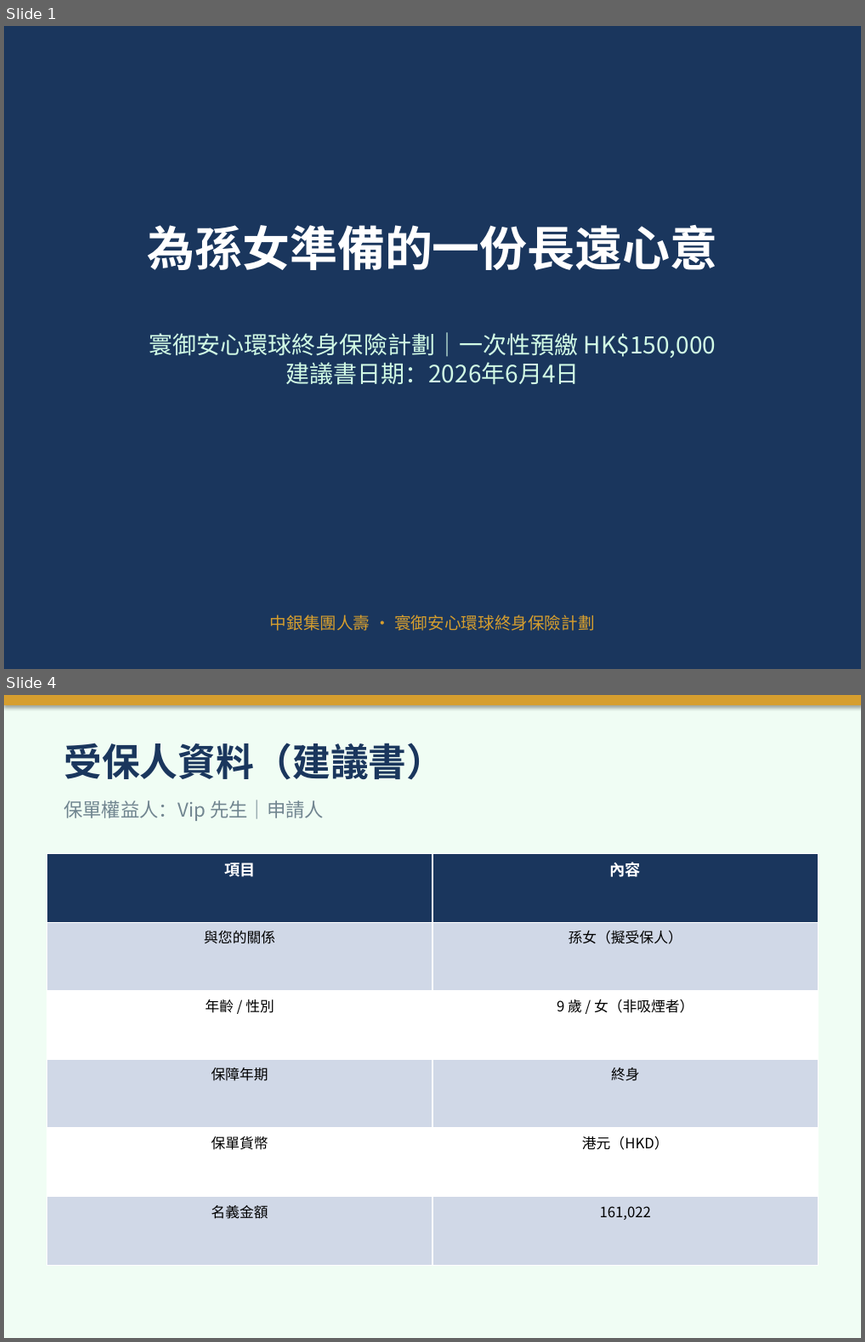
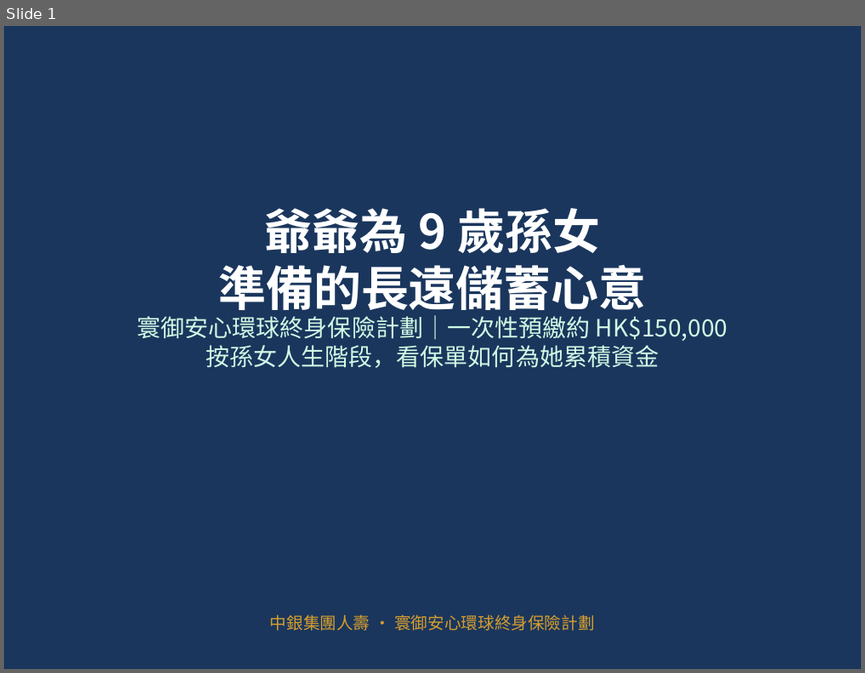
Before and after one commit to hoyinlung25-commits/yuyue-sales, a slide deck: client-base/presentations/Granddaughter_Savings_Plan_BOC.pptx. Shown one above the other, each under a label of ours: slides 1 and 4 before the commit, slide 1 after it; the slides between them are not shown. The pictures are 865x1342 and 865x673 pixels, drawn with LibreOffice and Linux fonts; fonts in the diff are those of the drawing. Boxes give left, top, right and bottom in pixels: in the first picture for what was removed or moved away, otherwise in the second. Text is boxed around its words. In the diff, an @@ line names an element or a change of style, - is before the commit and + after.

```diff
--- a/client-base/presentations/Granddaughter_Savings_Plan_BOC.pptx
+++ b/client-base/presentations/Granddaughter_Savings_Plan_BOC.pptx
@@ slide 4 removed at box(4, 695, 861, 1338), background #F0FDF4 @@
@@ rectangle removed at box(4, 695, 861, 705) @@
@@ text removed at box(64, 743, 444, 780) @@
-受保人資料（建議書）
@@ text removed at box(64, 800, 324, 821) @@
-保單權益人：Vip 先生｜申請人
@@ table removed at box(46, 853, 818, 1265), 6 rows, 2 columns @@
-項目 | 內容
-與您的關係 | 孫女（擬受保人）
-年齡 / 性別 | 9 歲 / 女（非吸煙者）
-保障年期 | 終身
-保單貨幣 | 港元（HKD）
-名義金額 | 161,022
@@ slide 1 changed as well @@
@@ text at box(218, 208, 647, 318): text changed @@
-為孫女準備的一份長遠心意
+爺爺為 9 歲孫女
+準備的長遠儲蓄心意
@@ text at box(137, 315, 727, 368): text changed @@
-寰御安心環球終身保險計劃｜一次性預繳 HK$150,000
-建議書日期：2026年6月4日
+寰御安心環球終身保險計劃｜一次性預繳約 HK$150,000
+按孫女人生階段，看保單如何為她累積資金
```
Also in this commit, not shown: 8 other slides changed, 4 slides added, 2 other slides removed, 1 other file.
